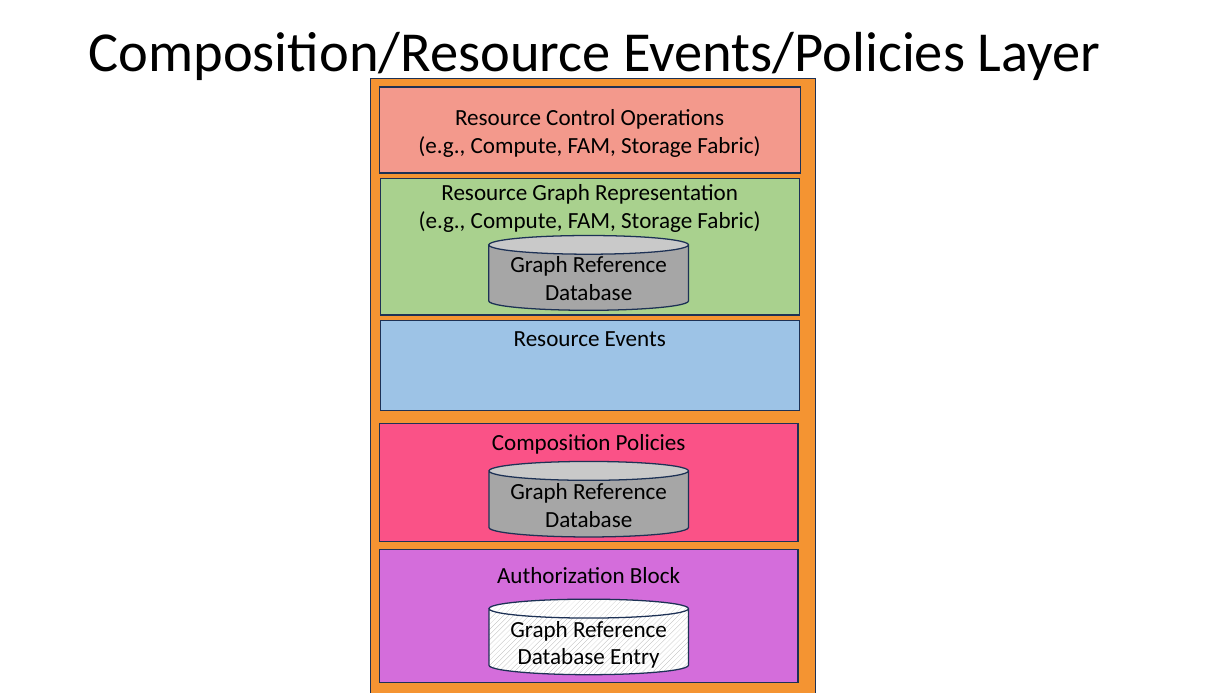
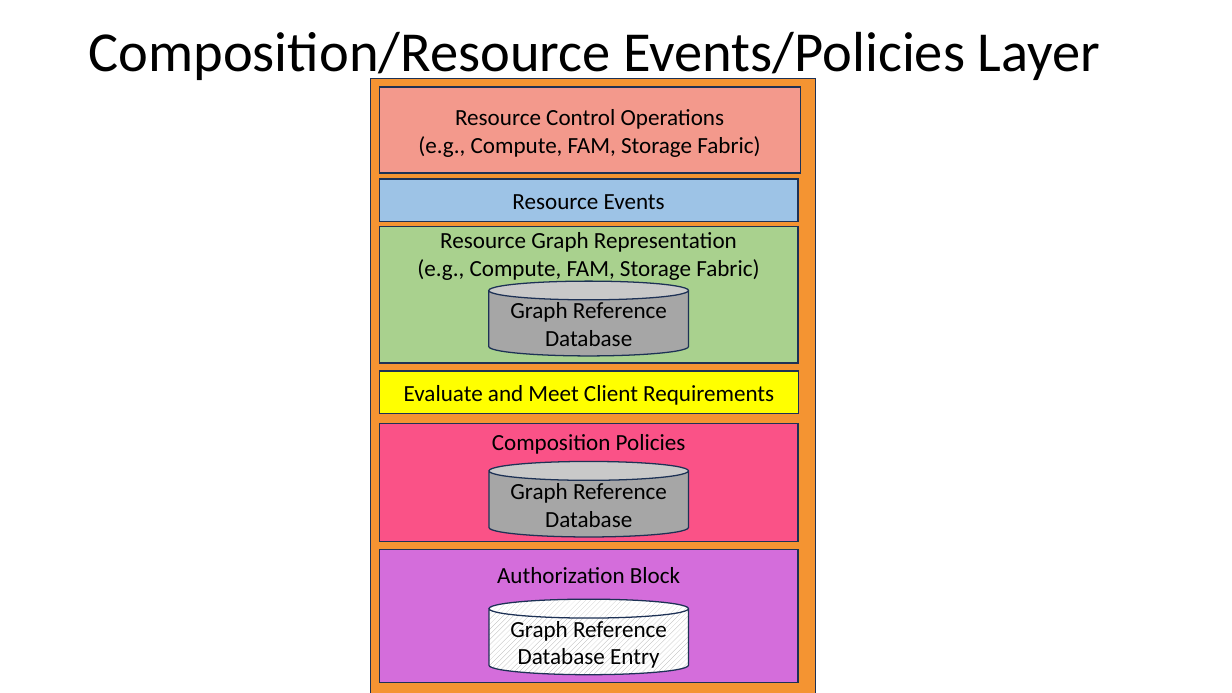
Before and after one commit to OFMFWG/ComposabilityManagerDocs, a slide deck: slide 1 of Composition_Framework_July_2023_1.pptx. Drawn at 1232x693 pixels with LibreOffice and Linux fonts; fonts in the diff are those of the drawing. Boxes give left, top, right and bottom in pixels: in the first picture for what was removed or moved away, otherwise in the second. Text is boxed around its words. In the diff, an @@ line names an element or a change of style, - is before the commit and + after.

```diff
--- a/Composition_Framework_July_2023_1.pptx
+++ b/Composition_Framework_July_2023_1.pptx
@@ rectangle "Resource Events": place and size @@
-rectangle "Resource Events" at [381,321,799,410]
+rectangle "Resource Events" at [379,179,798,222]
@@ rectangle "Resource Graph Representation": place and size @@
-rectangle "Resource Graph Representation" at [381,178,799,315]
+rectangle "Resource Graph Representation" at [379,226,798,363]
@@ cylinder "Graph Reference Database": place and size @@
-cylinder "Graph Reference Database" at [489,236,689,311]
+cylinder "Graph Reference Database" at [489,281,689,356]
@@ rectangle added at [380,372,799,414], fill #FFFF00, outline #1E3256 1 pt, 18 pt, text #000000 @@
+Evaluate and Meet Client Requirements
```
Also in this commit, not shown: 3 other slides changed.
